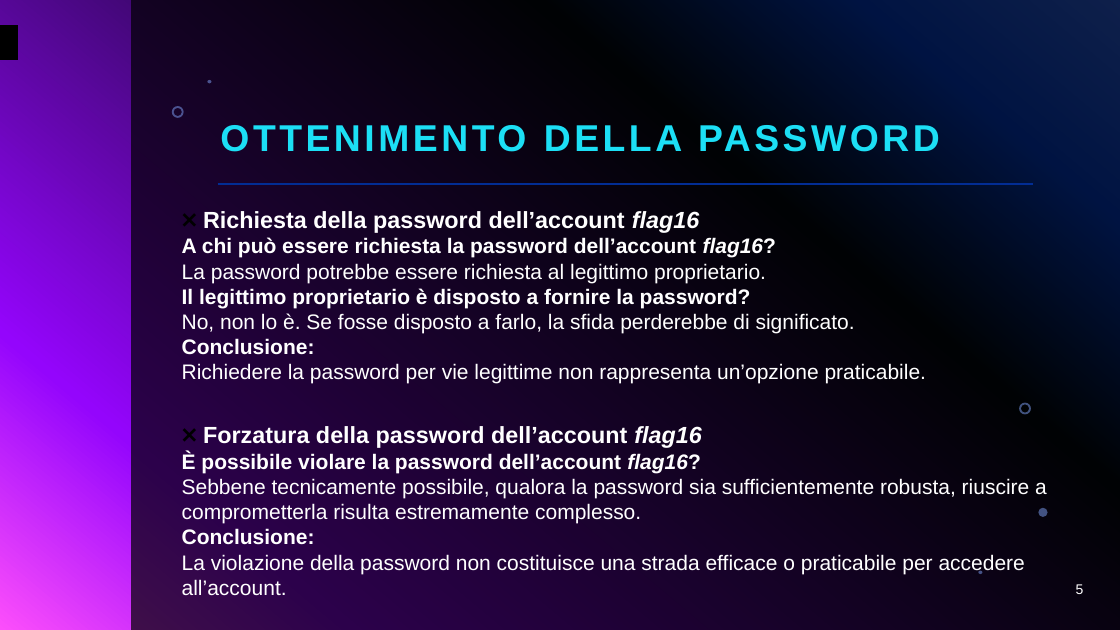
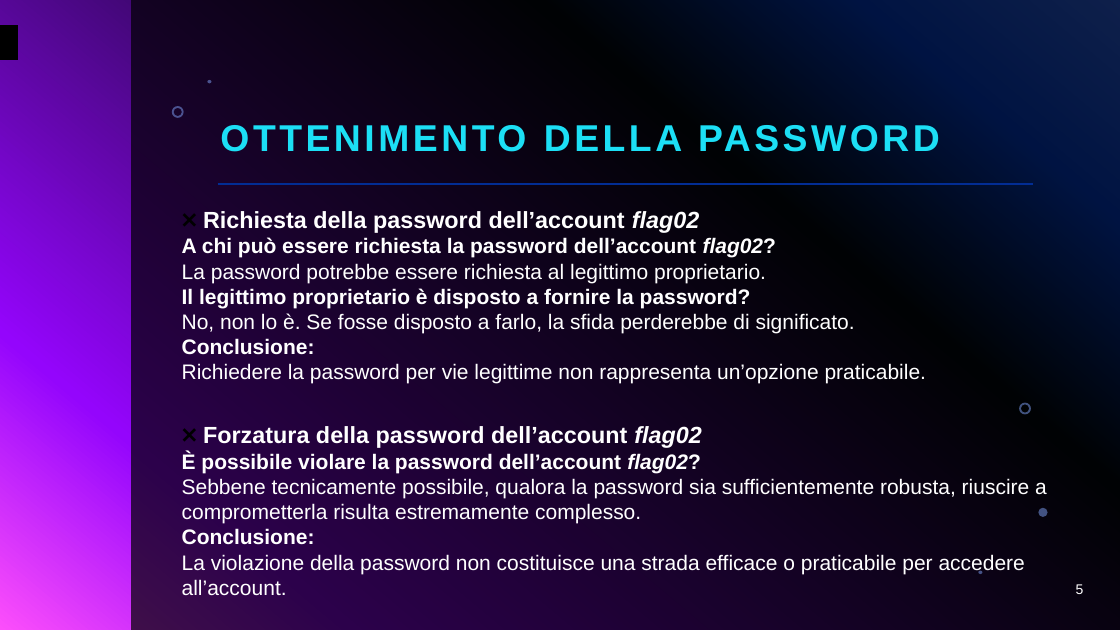
Before and after one commit to giorgiosiniscalchi/Nebula16-ITA, a slide deck: slide 5 of Presentazione Nebula16.pptx. Drawn at 1120x630 pixels with LibreOffice and Linux fonts; fonts in the diff are those of the drawing; background and template pictures are left out. Boxes give left, top, right and bottom in pixels: in the first picture for what was removed or moved away, otherwise in the second. Text is boxed around its words. In the diff, an @@ line names an element or a change of style, - is before the commit and + after.

```diff
--- a/Presentazione Nebula16.pptx
+++ b/Presentazione Nebula16.pptx
@@ text at <box>182,211,776,283</box>: text changed @@
-❌ Richiesta della password dell’account flag16
-A chi può essere richiesta la password dell’account flag16?
-La password potrebbe essere richiesta al legittimo proprietario.
+❌ Richiesta della password dell’account flag02
+A chi può essere richiesta la password dell’account flag02?
+La password potrebbe essere richiesta al legittimo proprietario.
@@ text at <box>182,426,1047,524</box>: text changed @@
-❌ Forzatura della password dell’account flag16
-È possibile violare la password dell’account flag16?
-Sebbene tecnicamente possibile, qualora la password sia sufficientemente robusta, riuscire a comprometterla risulta estremamente complesso.
+❌ Forzatura della password dell’account flag02
+È possibile violare la password dell’account flag02?
+Sebbene tecnicamente possibile, qualora la password sia sufficientemente robusta, riuscire a comprometterla risulta estremamente complesso.
```
Also in this commit, not shown: 6 other slides changed, 14 slides added, 1 slide removed.
